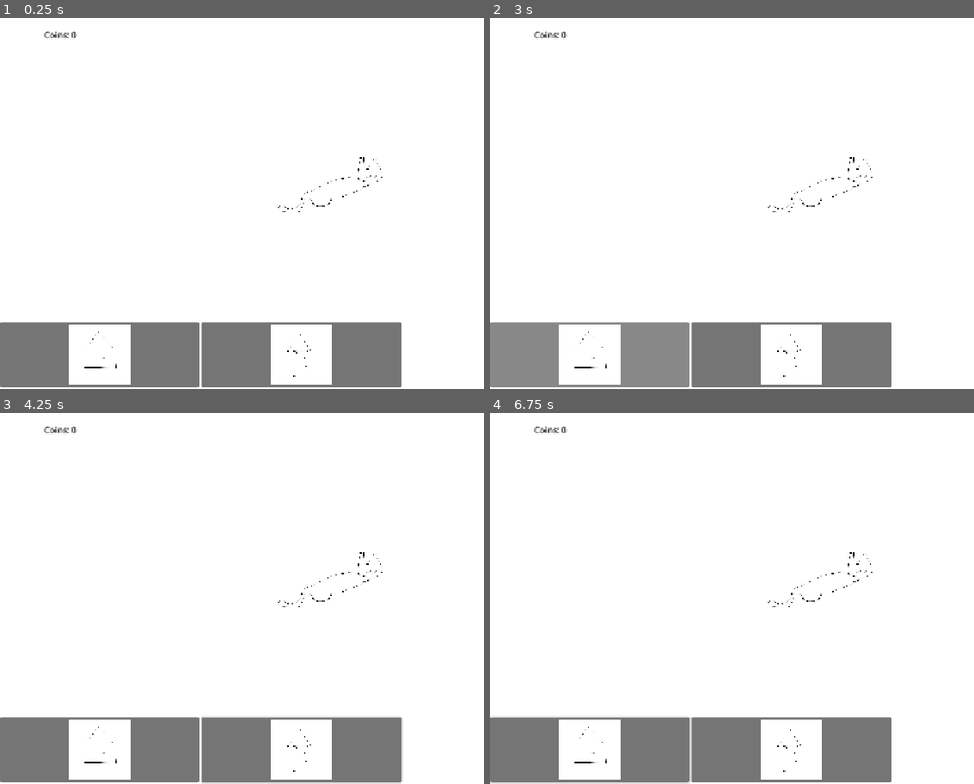
Above: before the commit, frames 1-4 (two rows, left to right).
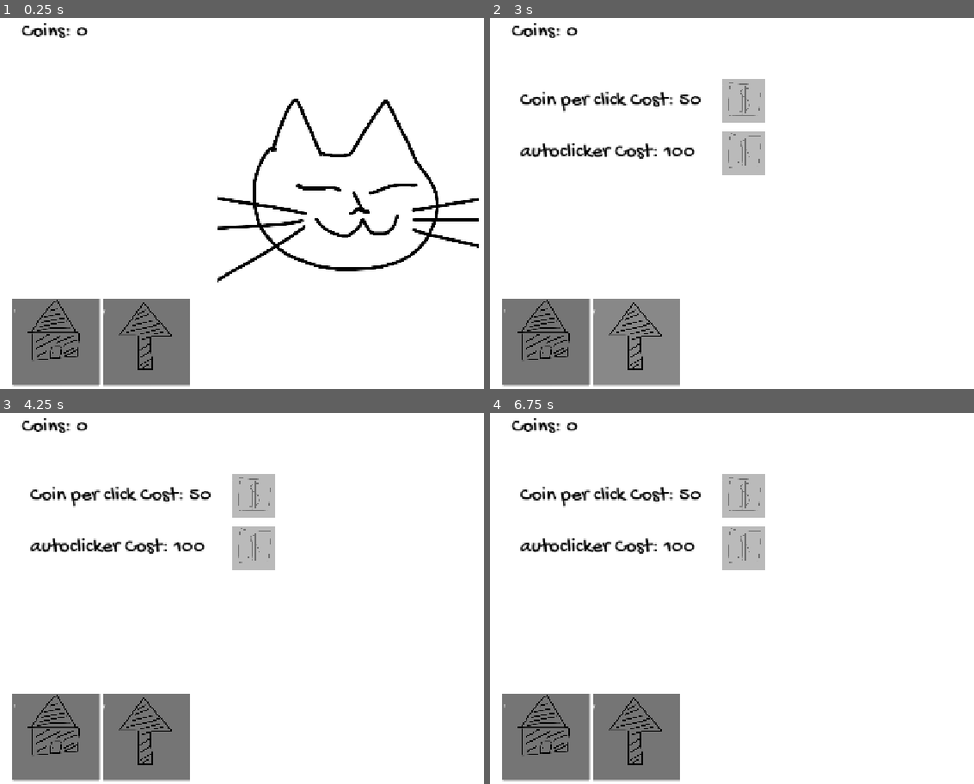
Above: after the commit, the same moments.

Repository: arkahafidz/verybad-cat-clicker-game
Game: Godot game, scene res://game/scene/home.tscn
Two runs of this game, one before a commit and one after it. Both use one fixed random seed, a clock stepped at 60 frames per second and the inputs below. Sound files missing from this copy of the repository are replaced by a short silence.
Inputs (mouse positions are in pixels of both pictures, inside the frame that each line leads up to):
- Up to frame 1 (0.25 s): no input
- Up to frame 2 (3 s): click (591, 355) at 0.52 s; click (548, 340) at 1.27 s; click (790, 355) at 2.02 s; click (635, 340) at 2.77 s
- Up to frame 3 (4.25 s): tap Enter at 3.5 s; move the mouse to (outside the picture) at 3.52 s; hold Right from 3.53 s (still down); tap Alt at 3.6 s; click (outside the picture) at 3.67 s
- Up to frame 4 (6.75 s): tap Space at 4.25, 5.75 s; move the mouse to (698, 609) at 4.27 s; release Right at 4.28 s; hold Down 4.28-5.03 s; tap Shift at 4.35, 5.85 s; click (698, 609) at 4.42 s; tap Enter at 5, 6.5 s; move the mouse to (901, 505) at 5.02 s; hold Right 5.03-5.78 s; tap Alt at 5.1, 6.6 s; click (901, 505) at 5.17 s; move the mouse to (799, 668) at 5.77 s; hold Up 5.78-6.53 s; click (799, 668) at 5.92 s; move the mouse to (outside the picture) at 6.52 s; hold Left from 6.53 s (still down); click (outside the picture) at 6.67 s

The runs differ from the first frame. In frame 1, 14% of the frame differs, in the area x 0-99%, y 1-100%; in frame 2, 15%; in frame 3, 15%; in frame 4, 15%, in the area x 0-83%, y 1-100%.

Commit message:
patch upgrades

Diff:
--- a/game/scene/home.tscn
+++ b/game/scene/home.tscn
@@ -1,13 +1,24 @@
 [gd_scene format=3 uid="uid://b2h6oufblx7c0"]
 
-[ext_resource type="Texture2D" uid="uid://b15saqjoe26x7" path="res://game/assets/cat.jpg" id="1_6ulah"]
-[ext_resource type="Script" uid="uid://xkllromxj2k7" path="res://game/scripts/uipagecntrl.gd" id="2_ej5h6"]
+[ext_resource type="Texture2D" uid="uid://cctadf2x8c65" path="res://game/assets/cat.png" id="1_lqsbn"]
+[ext_resource type="Script" uid="uid://cgkc682yne3a4" path="res://game/scripts/controlspage.gd" id="1_npk3y"]
 [ext_resource type="Script" uid="uid://x07ffewo8ufw" path="res://game/scripts/cat.gd" id="2_faepb"]
+[ext_resource type="Script" uid="uid://b2lm0c110stht" path="res://game/scripts/upg.gd" id="3_cpvns"]
 [ext_resource type="Script" uid="uid://h01w5gpvfxpq" path="res://game/scripts/coinstxt.gd" id="3_faepb"]
-[ext_resource type="Texture2D" uid="uid://hy7ikd614dm8" path="res://game/assets/homeui.jpg" id="5_lqsbn"]
-[ext_resource type="Texture2D" uid="uid://dbh3lblfe8mvk" path="res://game/assets/upgui.jpg" id="6_ej5h6"]
+[ext_resource type="FontFile" uid="uid://c0r184kruwoef" path="res://game/assets/GochiHand-Regular.ttf" id="3_xrhnn"]
+[ext_resource type="Script" uid="uid://ch2qj508t1o5y" path="res://game/scripts/frendytxt.gd" id="5_lqsbn"]
+[ext_resource type="Texture2D" uid="uid://cnxrvx83db8wk" path="res://game/assets/buy.png" id="5_yo8w2"]
+[ext_resource type="Texture2D" uid="uid://c7nep825rbohr" path="res://game/assets/home.png" id="7_cpvns"]
+[ext_resource type="Texture2D" uid="uid://cvg1d87p4ii36" path="res://game/assets/upg.png" id="8_npk3y"]
 
 [sub_resource type="LabelSettings" id="LabelSettings_lqsbn"]
+font = ExtResource("3_xrhnn")
+font_size = 38
+font_color = Color(0, 0, 0, 1)
+
+[sub_resource type="LabelSettings" id="LabelSettings_xrhnn"]
+font = ExtResource("3_xrhnn")
+font_size = 100
 font_color = Color(0, 0, 0, 1)
 
 [node name="Game" type="Control" unique_id=541285444]
@@ -36,6 +47,7 @@
 anchors_preset = 0
 offset_right = 40.0
 offset_bottom = 40.0
+script = ExtResource("1_npk3y")
 
 [node name="home" type="Control" parent="Pages" unique_id=1910223667]
 anchors_preset = 0
@@ -44,54 +56,89 @@
 offset_right = 144.0
 offset_bottom = 84.0
 
-[node name="Cat" type="Sprite2D" parent="Pages/home" unique_id=1307716653]
-z_index = 1
-position = Vector2(556, 279)
-scale = Vector2(0.29749998, 0.29749998)
-texture = ExtResource("1_6ulah")
+[node name="Cat" type="Sprite2D" parent="Pages/home" unique_id=839551631]
+position = Vector2(575, 321)
+scale = Vector2(0.60625, 0.60625)
+texture = ExtResource("1_lqsbn")
 script = ExtResource("2_faepb")
+metadata/_edit_group_ = true
 
-[node name="upg" type="Control" parent="Pages" unique_id=1099283010]
+[node name="upg" type="Control" parent="Pages" unique_id=2104804254]
 anchors_preset = 0
-offset_left = -118.0
-offset_top = 87.0
-offset_right = -78.0
-offset_bottom = 127.0
+offset_right = 40.0
+offset_bottom = 40.0
+script = ExtResource("3_cpvns")
+
+[node name="Upgrade1TXT" type="Label" parent="Pages/upg" unique_id=424802027]
+layout_mode = 0
+offset_left = 56.0
+offset_top = 141.0
+offset_right = 180.0
+offset_bottom = 187.0
+text = "Coins: 0"
+label_settings = SubResource("LabelSettings_lqsbn")
+
+[node name="Upgrade2TXT" type="Label" parent="Pages/upg" unique_id=1128127562]
+layout_mode = 0
+offset_left = 56.0
+offset_top = 237.0
+offset_right = 180.0
+offset_bottom = 283.0
+text = "Coins: 0"
+label_settings = SubResource("LabelSettings_lqsbn")
+
+[node name="Buy1" type="Button" parent="Pages/upg" unique_id=2004279562]
+layout_mode = 0
+offset_left = 432.0
+offset_top = 125.0
+offset_right = 1240.0
+offset_bottom = 933.0
+scale = Vector2(0.1, 0.1)
+icon = ExtResource("5_yo8w2")
+
+[node name="Buy2" type="Button" parent="Pages/upg" unique_id=1198785395]
+layout_mode = 0
+offset_left = 432.0
+offset_top = 221.0
+offset_right = 1240.0
+offset_bottom = 1029.0
+scale = Vector2(0.1, 0.1)
+icon = ExtResource("5_yo8w2")
 
 [node name="CanvasLayer" type="CanvasLayer" parent="." unique_id=1247835416]
 
 [node name="CoinsTXT" type="Label" parent="CanvasLayer" unique_id=935672379]
-offset_left = 82.0
-offset_top = 49.0
-offset_right = 143.0
-offset_bottom = 72.0
+offset_left = 40.0
+offset_top = 32.0
+offset_right = 164.0
+offset_bottom = 78.0
 text = "Coins: 0"
 label_settings = SubResource("LabelSettings_lqsbn")
 script = ExtResource("3_faepb")
 
-[node name="HBoxContainer" type="HBoxContainer" parent="CanvasLayer" unique_id=1592482978]
-offset_top = 596.0
-offset_right = 747.0
-offset_bottom = 717.0
-alignment = 1
-script = ExtResource("2_ej5h6")
+[node name="FrenzyTXT" type="Label" parent="CanvasLayer" unique_id=429790422]
+offset_left = 856.0
+offset_top = 8.0
+offset_right = 1280.0
+offset_bottom = 161.0
+text = "1x"
+label_settings = SubResource("LabelSettings_xrhnn")
+script = ExtResource("5_lqsbn")
 
-[node name="HomeUI" type="Button" parent="CanvasLayer/HBoxContainer" unique_id=435864445]
-z_index = 5
-layout_mode = 2
-size_flags_horizontal = 3
-size_flags_stretch_ratio = 2.16
-icon = ExtResource("5_lqsbn")
-icon_alignment = 1
-expand_icon = true
+[node name="Home" type="Button" parent="." unique_id=133473805]
+layout_mode = 0
+offset_left = 24.000008
+offset_top = 533.0
+offset_right = 832.0
+offset_bottom = 1341.0
+scale = Vector2(0.2, 0.2)
+icon = ExtResource("7_cpvns")
 
-[node name="UpgUI" type="Button" parent="CanvasLayer/HBoxContainer" unique_id=1237683076]
-layout_mode = 2
-size_flags_horizontal = 3
-size_flags_stretch_ratio = 2.16
-icon = ExtResource("6_ej5h6")
-icon_alignment = 1
-expand_icon = true
-
-[connection signal="pressed" from="CanvasLayer/HBoxContainer/HomeUI" to="CanvasLayer/CoinsTXT" method="_on_home_ui_pressed"]
-[connection signal="pressed" from="CanvasLayer/HBoxContainer/UpgUI" to="CanvasLayer/CoinsTXT" method="_on_upg_ui_pressed"]
+[node name="Upg" type="Button" parent="." unique_id=1797598639]
+layout_mode = 0
+offset_left = 192.0
+offset_top = 533.0
+offset_right = 1000.0
+offset_bottom = 1341.0
+scale = Vector2(0.2, 0.2)
+icon = ExtResource("8_npk3y")
--- a/game/scripts/cat.gd
+++ b/game/scripts/cat.gd
@@ -1,49 +1,136 @@
 # ClickableSprite.gd
 extends Sprite2D
 
-@export var wobble_strength : float = 0.05
+@export var wobble_strength : float = 0.5
 @export var wobble_duration : float = 0.4
-@export var coin_per_click : int = 1
 
-@onready var base_scale : Vector2 = Vector2(0.297, 0.297)
+# Mengambil nilai dasar koin per klik secara dinamis dari cpc globalvar
+var base_coin_per_click : int:
+	get: return globalvar.cpc
+
+var click_sound = preload("res://game/assets/46268990-funny-cat-meow-246012.mp3")
+var font_ui = preload("res://game/assets/GochiHand-Regular.ttf")
+
+var combo_streak : int = 0
+var current_multiplier : int = 1
+var combo_timer : SceneTreeTimer = null
+
+@onready var base_scale : Vector2 = Vector2(0.606, 0.606)
+@onready var ui_base_scale : Vector2 = Vector2(1.0, 1.0)
+
+@onready var cointxt : Label = get_tree().current_scene.get_node_or_null("CanvasLayer/CoinsTXT")
+@onready var ui_layer : Node = get_tree().current_scene.get_node_or_null("UI")
+@onready var frenzy_txt : Label = get_tree().current_scene.get_node_or_null("CanvasLayer/FrenzyTXT")
+
+func _ready() -> void:
+	# Membuat dan mengonfigurasi timer internal untuk memicu fungsi autoclicker setiap detik
+	var auto_timer = Timer.new()
+	auto_timer.wait_time = 1.0
+	auto_timer.autostart = true
+	auto_timer.timeout.connect(_on_autoclick_timeout)
+	add_child(auto_timer)
 
 func _input(event: InputEvent) -> void:
-	# Mendeteksi klik mouse kiri tepat di dalam area gambar sprite kucing
+	# Memproses input klik kiri mouse hanya jika sprite kucing sedang aktif terlihat di layar
+	if not is_visible_in_tree(): return
+
 	if event is InputEventMouseButton and event.button_index == MOUSE_BUTTON_LEFT and event.pressed:
 		if get_rect().has_point(to_local(event.position)):
 			trigger_click_effect(event.position)
 
 func trigger_click_effect(click_pos: Vector2) -> void:
-	# Menambahkan koin ke global data dan menjalankan animasi membal (wobble) pada sprite
-	globalvar.add_coins(coin_per_click)
+	# Memicu seluruh efek game mulai dari data koin, audio, animasi sprite, hingga UI koin
+	update_combo_multiplier()
+
+	var total_gain = base_coin_per_click * current_multiplier
+	globalvar.add_coins(total_gain)
+	play_click_audio()
 
 	var tween = create_tween().set_trans(Tween.TRANS_ELASTIC).set_ease(Tween.EASE_OUT)
 	var target_squash = Vector2(base_scale.x + wobble_strength, base_scale.y - wobble_strength)
-
 	tween.tween_property(self, "scale", target_squash, wobble_duration * 0.2)
 	tween.tween_property(self, "scale", base_scale, wobble_duration * 0.8)
 
-	spawn_floating_text(click_pos)
+	_update_coin_ui()
+	spawn_floating_text(click_pos, total_gain)
 
-func spawn_floating_text(pos: Vector2) -> void:
-	# Membuat teks angka melayang dan memaksanya berada di lapisan paling depan di dalam hierarki UI
+func _on_autoclick_timeout() -> void:
+	# Menambahkan koin secara pasif berdasarkan status level autoclick saat ini tanpa memengaruhi combo multiplier
+	if "autoclick" in globalvar and globalvar.autoclick > 0:
+		var passive_gain = globalvar.autoclick
+		globalvar.add_coins(passive_gain)
+
+		_update_coin_ui()
+		# Memunculkan teks melayang tepat di posisi tengah sprite kucing
+		spawn_floating_text(global_position, passive_gain)
+
+func _update_coin_ui() -> void:
+	# Memperbarui tampilan teks koin utama di UI berdasarkan data terbaru
+	if cointxt and "coins" in globalvar:
+		cointxt.text = str(globalvar.coins)
+
+func update_combo_multiplier() -> void:
+	# Mengatur kenaikan multiplier secara eksponensial berdasarkan intensitas klik dan memperbarui UI Frenzy
+	combo_streak += 1
+
+	if combo_streak >= 25:
+		current_multiplier = 10
+	elif combo_streak >= 12:
+		current_multiplier = 6
+	elif combo_streak >= 6:
+		current_multiplier = 4
+	elif combo_streak >= 3:
+		current_multiplier = 2
+	else:
+		current_multiplier = 1
+
+	if frenzy_txt and current_multiplier > 1:
+		frenzy_txt.start_frenzy_countdown(1.2, current_multiplier)
+
+	if combo_timer:
+		combo_timer.timeout.disconnect(reset_combo)
+
+	combo_timer = get_tree().create_timer(1.2)
+	combo_timer.timeout.connect(reset_combo)
+
+func reset_combo() -> void:
+	# Mengembalikan nilai combo streak dan multiplier kembali ke awal (1x) saat pemain berhenti klik
+	combo_streak = 0
+	current_multiplier = 1
+
+func play_click_audio() -> void:
+	# Membuat instansiasi AudioStreamPlayer baru agar suara klik tidak terputus saat di-spam
+	if click_sound:
+		var audio_player = AudioStreamPlayer.new()
+		audio_player.stream = click_sound
+		add_child(audio_player)
+		audio_player.play()
+		audio_player.finished.connect(audio_player.queue_free)
+
+func spawn_floating_text(pos: Vector2, amount: int) -> void:
+	# Membuat objek label teks angka melayang berdasarkan jumlah pendapatan koin asli
 	var label = Label.new()
-	label.text = "+" + str(coin_per_click)
+	label.text = "+" + str(amount)
+
+	if current_multiplier >= 4 and is_visible_in_tree():
+		label.add_theme_color_override("font_color", Color.GOLD)
+		label.text += " (" + str(current_multiplier) + "x!)"
+	else:
+		label.add_theme_color_override("font_color", Color.BLACK)
+
 	label.z_index = 100
-	label.add_theme_color_override("font_color", Color.BLACK)
+	label.add_theme_font_size_override("font_size", 48)
+	label.add_theme_font_override("font", font_ui)
 
-	var ui_layer = get_tree().current_scene.get_node_or_null("UI")
 	if ui_layer:
 		ui_layer.add_child(label)
-		ui_layer.move_child(label, -1) # BUG FIX: Memaksa label pindah ke urutan paling bawah (paling depan di layar) di dalam UI
+		ui_layer.move_child(label, -1)
 		label.global_position = pos - Vector2(10, 15)
 	else:
 		get_tree().current_scene.add_child(label)
 		label.position = pos - Vector2(20, 20)
 
-	var lifetime: float = 2.0
 	var text_tween = create_tween().set_parallel(true)
-
-	text_tween.tween_property(label, "position:y", label.position.y - 150, lifetime).set_trans(Tween.TRANS_CUBIC).set_ease(Tween.EASE_OUT)
-	text_tween.tween_property(label, "modulate:a", 0.0, lifetime)
+	text_tween.tween_property(label, "position:y", label.position.y - 150, 2.0).set_trans(Tween.TRANS_CUBIC).set_ease(Tween.EASE_OUT)
+	text_tween.tween_property(label, "modulate:a", 0.0, 2.0)
 	text_tween.chain().tween_callback(label.queue_free)
--- /dev/null
+++ b/game/scripts/controlspage.gd
@@ -0,0 +1,28 @@
+# pages_control.gd
+extends Control
+
+@onready var home_page : Control = $home
+@onready var upg_page : Control = $upg
+
+@onready var home_btn : Button = $"../Home" # Sesuaikan jika tipenya Button biasa atau letak nodenya berbeda
+@onready var upg_btn : Button = $"../Upg"
+
+func _ready() -> void:
+	# Menyambungkan sinyal klik tombol navigasi UI ke fungsi perpindahan halaman saat game dimulai
+	home_btn.pressed.connect(show_home)
+	upg_btn.pressed.connect(show_upgrade)
+	show_home() # Memastikan halaman utama aktif saat pertama kali masuk game
+
+func show_home() -> void:
+	# Mengaktifkan halaman home dan menyembunyikan halaman upgrade dari layar
+	home_page.visible = true
+	upg_page.visible = false
+
+func show_upgrade() -> void:
+	# Mengaktifkan halaman upgrade dan menyembunyikan halaman home dari layar
+	home_page.visible = false
+	upg_page.visible = true
+
+	# Opsional: Memicu update UI harga koin terbaru di halaman upgrade saat dibuka
+	if upg_page.has_method("update_upgrade_ui"):
+		upg_page.update_upgrade_ui()
--- /dev/null
+++ b/game/scripts/frendytxt.gd
@@ -0,0 +1,27 @@
+# FrenzyTXT.gd
+extends Label
+
+var time_left : float = 0.0
+var multiplier : int = 1
+
+func _ready() -> void:
+	# Sembunyikan teks di awal game karena frenzy belum aktif
+	text = ""
+
+func _process(delta: float) -> void:
+	# Mengurangi waktu mundur setiap frame dan memperbarui visual teks jika frenzy aktif
+	if time_left > 0:
+		time_left -= delta
+		text = str(multiplier) + "X (" + str(snapped(time_left, 0.1)) + "s)"
+
+		# Efek teks berkedip warna orange-kuning agar terlihat heboh
+		add_theme_color_override("font_color", Color.ORANGE if Engine.get_frames_drawn() % 10 < 5 else Color.YELLOW)
+
+		if time_left <= 0:
+			text = ""
+			remove_theme_color_override("font_color") # Bersihkan warna override saat Frenzy selesai
+
+func start_frenzy_countdown(duration: float, mult: int) -> void:
+	# Menginisialisasi waktu dan multiplier baru saat mode frenzy dipicu
+	time_left = duration
+	multiplier = mult
--- a/game/scripts/globalvar.gd
+++ b/game/scripts/globalvar.gd
@@ -1,6 +1,12 @@
 extends Node
 
 var coins: int = 0
+var cpc: int = 1
+var autoclick: int = 0
+
+var upgcost1: int = 50
+var upgcost2: int = 100
 
 func add_coins(amount: int) -> void:
+	# Menambahkan koin global berdasarkan parameter nilai yang masuk
 	coins += amount
--- /dev/null
+++ b/game/scripts/upg.gd
@@ -0,0 +1,44 @@
+# upg.gd
+extends Control
+
+@onready var upg1_txt : Label = $Upgrade1TXT
+@onready var upg2_txt : Label = $Upgrade2TXT
+@onready var buy1_btn : Button = $Buy1
+@onready var buy2_btn : Button = $Buy2
+@onready var coins_txt : Label = $"../CanvasLayer/CoinsTXT"
+
+func _ready() -> void:
+	# Menyambungkan sinyal klik tombol belanja dan memperbarui tampilan teks harga di awal game
+	buy1_btn.pressed.connect(_on_buy1_pressed)
+	buy2_btn.pressed.connect(_on_buy2_pressed)
+	update_upgrade_ui()
+
+func update_upgrade_ui() -> void:
+	# Memperbarui informasi visual teks harga upgrade serta menonaktifkan tombol secara otomatis jika koin kurang
+	upg1_txt.text = "Coin per click Cost: " + str(globalvar.upgcost1)
+	upg2_txt.text = "autoclicker Cost: " + str(globalvar.upgcost2)
+
+	buy1_btn.disabled = globalvar.coins < globalvar.upgcost1
+	buy2_btn.disabled = globalvar.coins < globalvar.upgcost2
+
+func _on_buy1_pressed() -> void:
+	# Memproses pembelian Upgrade 1 untuk meningkatkan kekuatan klik (cpc) dan menaikkan harga produk berikutnya
+	if globalvar.coins >= globalvar.upgcost1:
+		globalvar.coins -= globalvar.upgcost1
+		globalvar.cpc += 1
+		globalvar.upgcost1 = int(globalvar.upgcost1 * 1.5)
+		_post_purchase_update()
+
+func _on_buy2_pressed() -> void:
+	# Memproses pembelian Upgrade 2 untuk meningkatkan status autoclick pasif dan menaikkan skala harga berikutnya
+	if globalvar.coins >= globalvar.upgcost2:
+		globalvar.coins -= globalvar.upgcost2
+		globalvar.autoclick += 1
+		globalvar.upgcost2 = int(globalvar.upgcost2 * 1.6)
+		_post_purchase_update()
+
+func _post_purchase_update() -> void:
+	# Mensinkronisasikan ulang seluruh data visual UI menu upgrade dan teks koin utama agar tidak terjadi lag visual
+	update_upgrade_ui()
+	if coins_txt:
+		coins_txt.text = str(globalvar.coins)
Not shown, added: game/assets/46268990-funny-cat-meow-246012.mp3.import
Binary file added: game/assets/GochiHand-Regular.ttf
Not shown, added: game/assets/GochiHand-Regular.ttf.import
Binary file added: game/assets/buy.png
Not shown, changed: game/assets/buy.png.import
Binary file removed: game/assets/cat.jpg
Binary file added: game/assets/cat.png
Not shown, added: game/assets/cat.png.import
Binary file added: game/assets/home.png
Not shown, changed: game/assets/home.png.import
Binary file removed: game/assets/homeui.jpg
Binary file added: game/assets/upg.png
(and 6 more such lines)
